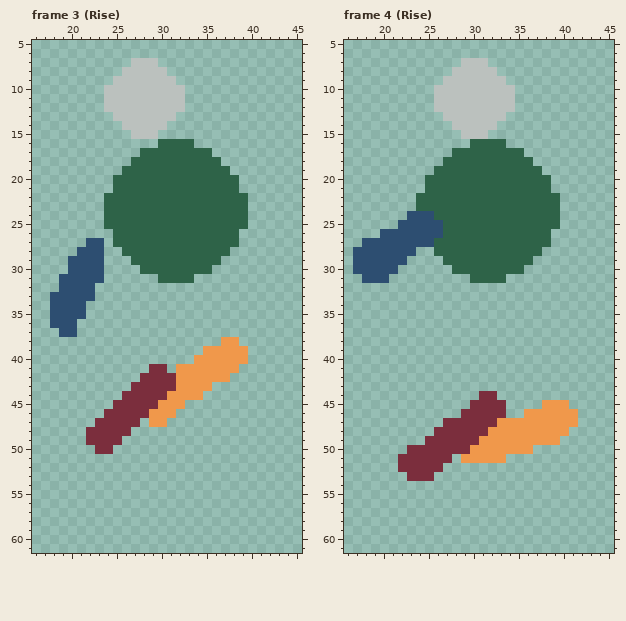
Two versions of one pixel-art file, Biogenesis_SNZA/Assets/Sprites/Liora/Liora_Jump.aseprite. The picture above is the old version.
64x64 pixels, 12 frames. Shown: frame 3 (Rise): x 16..45, y 5..61; frame 4 (Rise): x 16..45, y 5..61. The commit also changed other frames, which this record leaves out.
Now the later version:
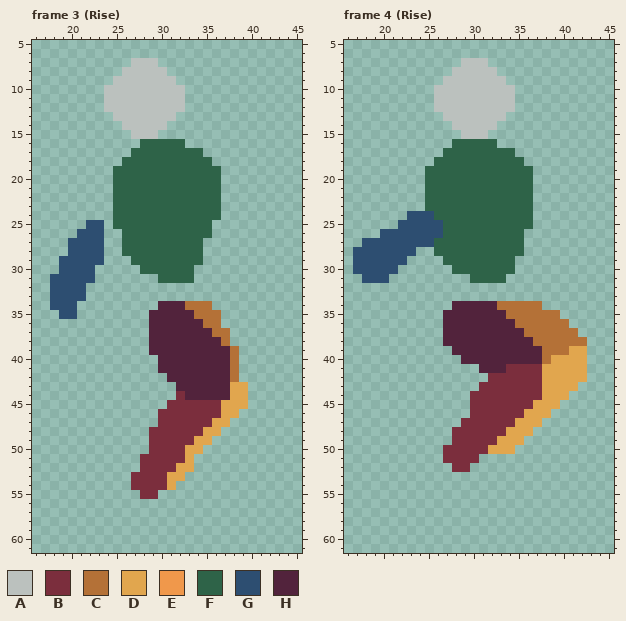
Palette (. is transparent): A #bbc1be  B #7b2e3d  C #b47137  D #e1a64e  E #f0984b  F #2e6348  G #2d4e71  H #52233c
Commit: Personal Jump y Jump Unity Actualizados
Edits made:
layer "Layer 3" added
layer "Group 1/LLeg" removed
layer "Group 1/Leg" removed
layer "Group 1/Chest" removed
layer "Group 1/Layer 2" removed
--- frame 3 (Rise)
@@ x 16..45 @@
 15 ...........AAA................
-16 ..............FFFF............
-17 ............FFFFFFFF..........
-18 ...........FFFFFFFFFF.........
-19 ..........FFFFFFFFFFFF........
-20 .........FFFFFFFFFFFFFF.......
-21 .........FFFFFFFFFFFFFF.......
-22 ........FFFFFFFFFFFFFFFF......
-23 ........FFFFFFFFFFFFFFFF......
-24 ........FFFFFFFFFFFFFFFF......
-25 ........FFFFFFFFFFFFFFFF......
-26 .........FFFFFFFFFFFFFF.......
-27 ......GG.FFFFFFFFFFFFFF.......
-28 .....GGG..FFFFFFFFFFFF........
-29 ....GGGG...FFFFFFFFFF.........
-30 ....GGGG....FFFFFFFF..........
-31 ...GGGGG......FFFF............
-32 ...GGGG.......................
-33 ..GGGGG.......................
-34 ..GGGG........................
-35 ..GGGG........................
-36 ..GGG.........................
-37 ...GG.........................
-38 .....................EE.......
-39 ...................EEEEE......
-40 ..................EEEEEE......
-41 .............BB.EEEEEEE.......
-42 ............BBBBEEEEEE........
-43 ...........BBBBBEEEE..........
-44 ..........BBBBBEEEE...........
-45 .........BBBBBEEE.............
-46 ........BBBBBEEE..............
-47 .......BBBBB.EE...............
-48 ......BBBBB...................
-49 ......BBBB....................
-50 .......BB.....................
-51 ..............................
-52 ..............................
-53 ..............................
-54 ..............................
-55 ..............................
+16 ............FFFFF.............
+17 ...........FFFFFFFF...........
+18 ..........FFFFFFFFFF..........
+19 .........FFFFFFFFFFFF.........
+20 .........FFFFFFFFFFFF.........
+21 .........FFFFFFFFFFFF.........
+22 .........FFFFFFFFFFFF.........
+23 .........FFFFFFFFFFFF.........
+24 .........FFFFFFFFFFFF.........
+25 ......GG.FFFFFFFFFFF..........
+26 .....GGG..FFFFFFFFFF..........
+27 ....GGGG..FFFFFFFFF...........
+28 ....GGGG..FFFFFFFFF...........
+29 ...GGGGG...FFFFFFFF...........
+30 ...GGGG.....FFFFFF............
+31 ..GGGGG.......FFFF............
+32 ..GGGG........................
+33 ..GGGG........................
+34 ..GGG.........HHHCCC..........
+35 ...GG........HHHHHCCC.........
+36 .............HHHHHHCC.........
+37 .............HHHHHHHCC........
+38 .............HHHHHHHHC........
+39 .............HHHHHHHHHC.......
+40 ..............HHHHHHHHC.......
+41 ..............HHHHHHHHC.......
+42 ...............HHHHHHHC.......
+43 ................HHHHHHDD......
+44 ................BHHHHHDD......
+45 ...............BBBBBBDDD......
+46 ..............BBBBBBBDD.......
+47 ..............BBBBBBDD........
+48 .............BBBBBBDD.........
+49 .............BBBBBDD..........
+50 .............BBBBDD...........
+51 ............BBBBBD............
+52 ............BBBBDD............
+53 ...........BBBBDD.............
+54 ...........BBBBD..............
+55 ............BB................
 56 ..............................
--- frame 4 (Rise)
@@ x 22..41 @@
 15 .......AAA..........
-16 ........FFFF........
-17 ......FFFFFFFF......
-18 .....FFFFFFFFFF.....
-19 ....FFFFFFFFFFFF....
-20 ...FFFFFFFFFFFFFF...
-21 ...FFFFFFFFFFFFFF...
-22 ..FFFFFFFFFFFFFFFF..
-23 ..FFFFFFFFFFFFFFFF..
-24 .GGGFFFFFFFFFFFFFF..
-25 GGGGGFFFFFFFFFFFFF..
-26 GGGGGFFFFFFFFFFFF...
-27 GGGGFFFFFFFFFFFFF...
-28 GG..FFFFFFFFFFFF....
-29 G....FFFFFFFFFF.....
-30 ......FFFFFFFF......
+16 ......FFFFF.........
+17 .....FFFFFFFF.......
+18 ....FFFFFFFFFF......
+19 ...FFFFFFFFFFFF.....
+20 ...FFFFFFFFFFFF.....
+21 ...FFFFFFFFFFFF.....
+22 ...FFFFFFFFFFFF.....
+23 ...FFFFFFFFFFFF.....
+24 .GGGFFFFFFFFFFF.....
+25 GGGGGFFFFFFFFFF.....
+26 GGGGGFFFFFFFFF......
+27 GGGGFFFFFFFFFF......
+28 GG..FFFFFFFFFF......
+29 G....FFFFFFFF.......
+30 ......FFFFFFF.......
 31 ........FFFF........
@@ x 16..45 @@
 33 ..............................
-34 ..............................
-35 ..............................
-36 ..............................
-37 ..............................
-38 ..............................
-39 ..............................
-40 ..............................
-41 ..............................
-42 ..............................
-43 ..............................
-44 ...............BB.............
-45 ..............BBBB....EEE.....
-46 .............BBBBB..EEEEEE....
-47 ...........BBBBBBEEEEEEEEE....
-48 ..........BBBBBBEEEEEEEEE.....
-49 .........BBBBBBEEEEEEEEE......
-50 .......BBBBBBBEEEEEEE.........
-51 ......BBBBBB.EEEEE............
-52 ......BBBBB...................
-53 .......BBB....................
+34 ............HHHHHCCCCC........
+35 ...........HHHHHHHCCCCCC......
+36 ...........HHHHHHHHCCCCCC.....
+37 ...........HHHHHHHHHCCCCCC....
+38 ...........HHHHHHHHHHCCCCCC...
+39 ............HHHHHHHHHHCCCDD...
+40 .............HHHHHHHHHCDDDD...
+41 ...............HHHBBBBDDDDD...
+42 ................BBBBBBDDDDD...
+43 ...............BBBBBBBDDDD....
+44 ..............BBBBBBBBDDD.....
+45 ..............BBBBBBBDDD......
+46 ..............BBBBBBDDD.......
+47 .............BBBBBBDDD........
+48 ............BBBBBBDDD.........
+49 ............BBBBBDDD..........
+50 ...........BBBBBDDD...........
+51 ...........BBBB...............
+52 ............BB................
+53 ..............................
 54 ..............................
Pixel boxes of the changes (left, top, right, bottom) in both pictures:
changed: (50, 139, 248, 499)
changed: (398, 139, 587, 481)
